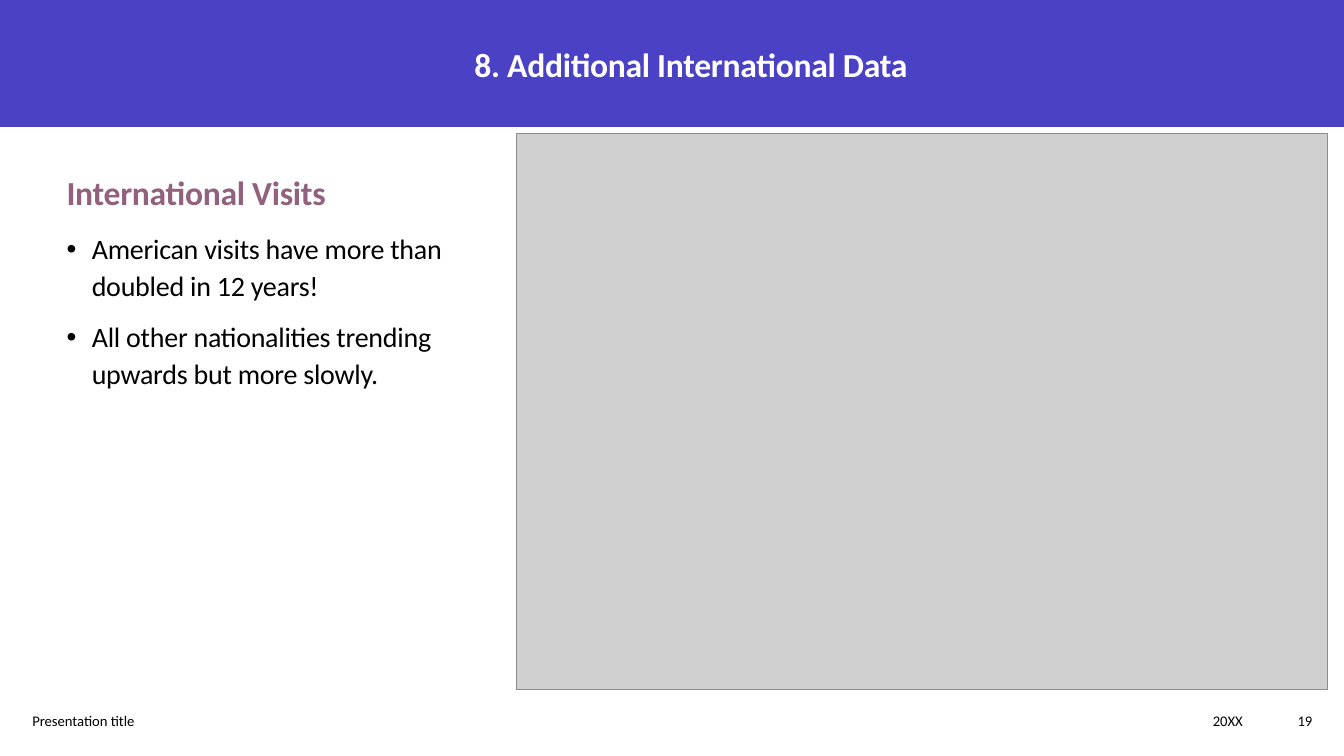
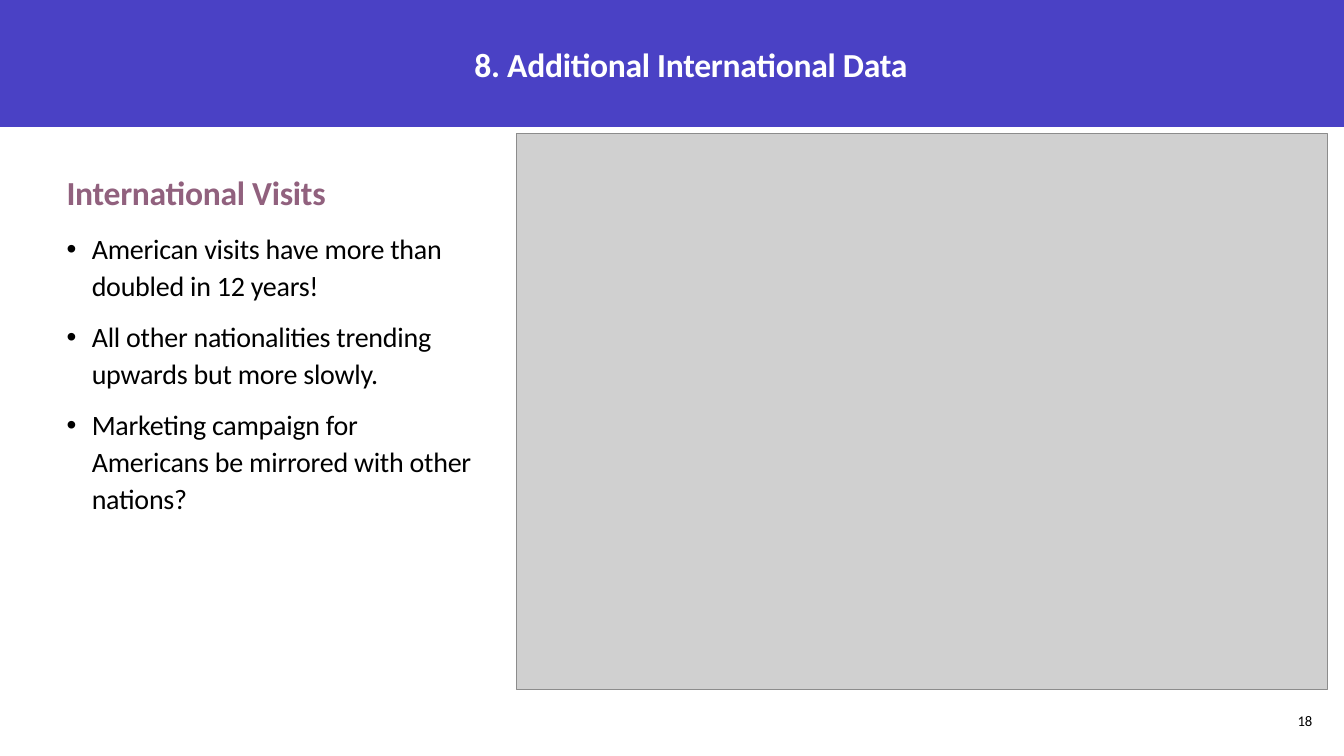
Before and after one commit to neilplenderleith/final_project_visit_scotland, a slide deck: slide 18 of Presentation/final_project_presentation.pptx (slide 19 before the commit). Drawn at 1344x756 pixels with LibreOffice and Linux fonts; fonts in the diff are those of the drawing; grey boxes stand for pictures. Boxes give left, top, right and bottom in pixels: in the first picture for what was removed or moved away, otherwise in the second. Text is boxed around its words. In the diff, an @@ line names an element or a change of style, - is before the commit and + after.

```diff
--- a/Presentation/final_project_presentation.pptx
+++ b/Presentation/final_project_presentation.pptx
@@ text at <box>92,415,472,510</box>: paragraph added @@
+• Marketing campaign for Americans be mirrored with other nations?
@@ text removed at <box>32,715,135,726</box> @@
-Presentation title
@@ text removed at <box>1213,716,1243,726</box> @@
-20XX
@@ page number at <box>1298,716,1313,726</box>: text changed @@
-19
+18
```
Also in this commit, not shown: 18 other slides changed, 1 slide removed, 2 other files.
